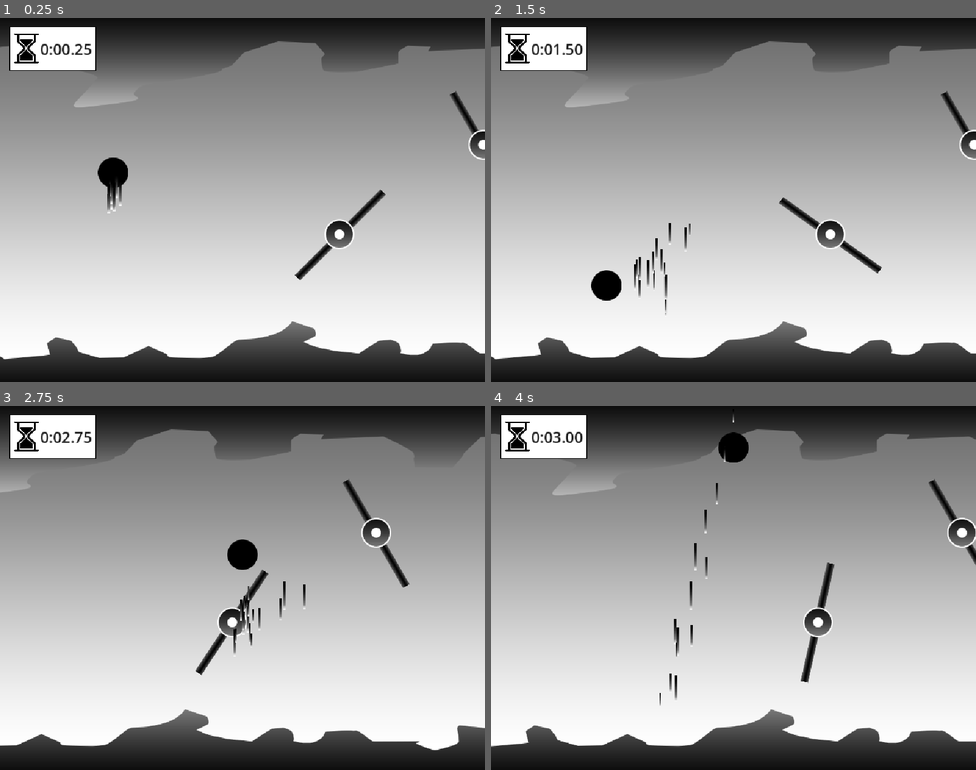
Above: before the commit, frames 1-4 (two rows, left to right).
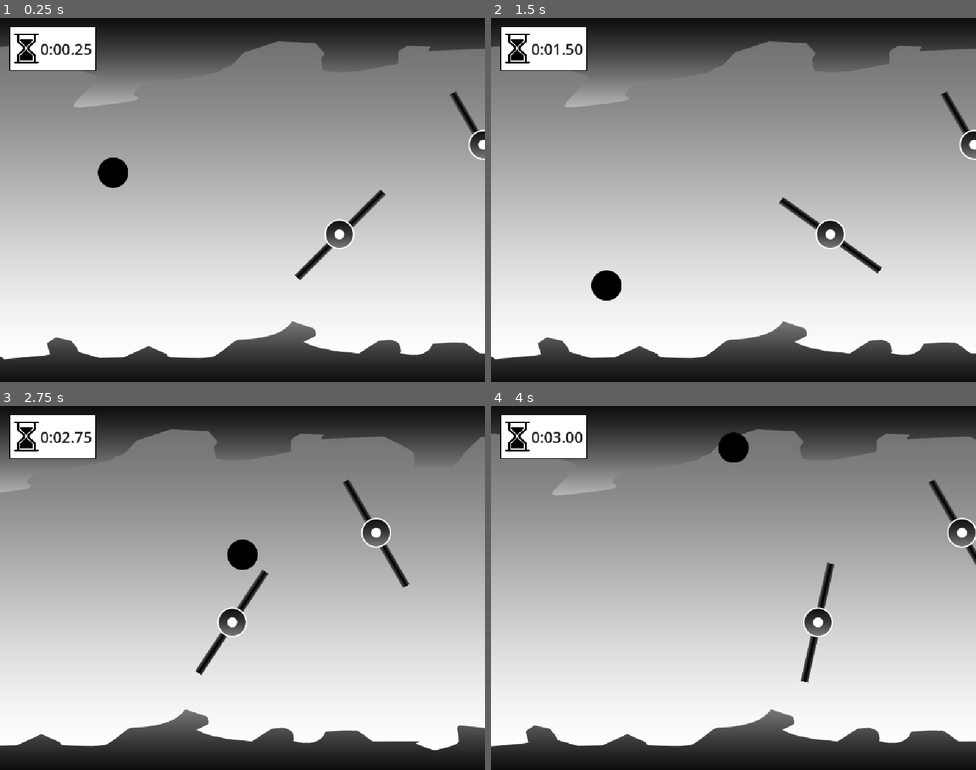
Above: after the commit, the same moments.

Repository: animastralis/trijam-ricochet
Game: Godot game, scene res://assets/world_new.tscn
Same seed, same stepped clock (60 frames per second), same inputs: the game is played once before the commit and once after it. This scene is started directly instead of the project's main scene.
Inputs (mouse positions are in pixels of both pictures, inside the frame that each line leads up to):
- Up to frame 1 (0.25 s): no input
- Up to frame 2 (1.5 s): move the mouse to (840, 181) at 0.52 s; hold D (boost_right) 0.53-1.28 s; click (840, 181) at 0.67 s; move the mouse to (636, 218) at 1.27 s; hold S (boost_down) from 1.28 s (still down)
- Up to frame 3 (2.75 s): move the mouse to (291, 507) at 2.02 s; release S (boost_down) at 2.03 s; hold D (boost_right) from 2.03 s (still down)
- Up to frame 4 (4 s): move the mouse to (709, 660) at 2.77 s; release D (boost_right) at 2.78 s; hold W (boost_up) 2.78-3.53 s; click (709, 660) at 2.92 s; move the mouse to (879, 642) at 3.52 s; hold A (boost_left) from 3.53 s (still down)

The runs differ from the first frame. In frame 1, 0.2% of the frame differs, in the area x 22-26%, y 44-54%; in frame 2, 0.4%, in the area x 29-42%, y 56-82%; in frame 3, 0.3%; in frame 4, 0.4%.
Error in both runs: Invalid assignment of property or key 'emitting' with value of type 'bool' on a base object of type 'null instance'. (res://assets/ball.gd:38)

Commit message:
ball changes

Diff:
--- a/assets/ball.tscn
+++ b/assets/ball.tscn
@@ -199,7 +199,9 @@
 [node name="GPUParticles2D" type="GPUParticles2D" parent="Pivot" unique_id=1436552971]
 material = SubResource("CanvasItemMaterial_l2l23")
 position = Vector2(0.175, 63.78)
+emitting = false
 amount = 16
 texture = ExtResource("3_l30l0")
 lifetime = 0.33
+one_shot = true
 process_material = SubResource("ParticleProcessMaterial_6qfka")
--- a/project.godot
+++ b/project.godot
@@ -11,7 +11,7 @@
 [application]
 
 config/name="trijam-ricochet"
-run/main_scene="uid://bp6mym4wyg5r8"
+run/main_scene="uid://5i0vpfe0ibe3"
 config/features=PackedStringArray("4.6", "GL Compatibility")
 config/icon="res://icon.svg"
 
